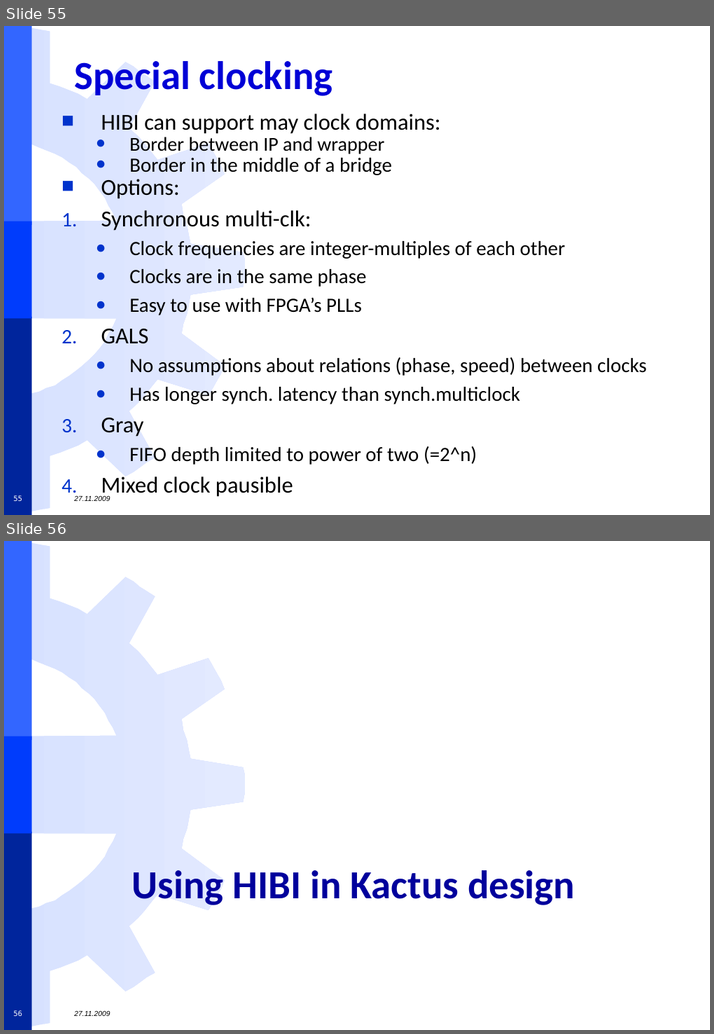
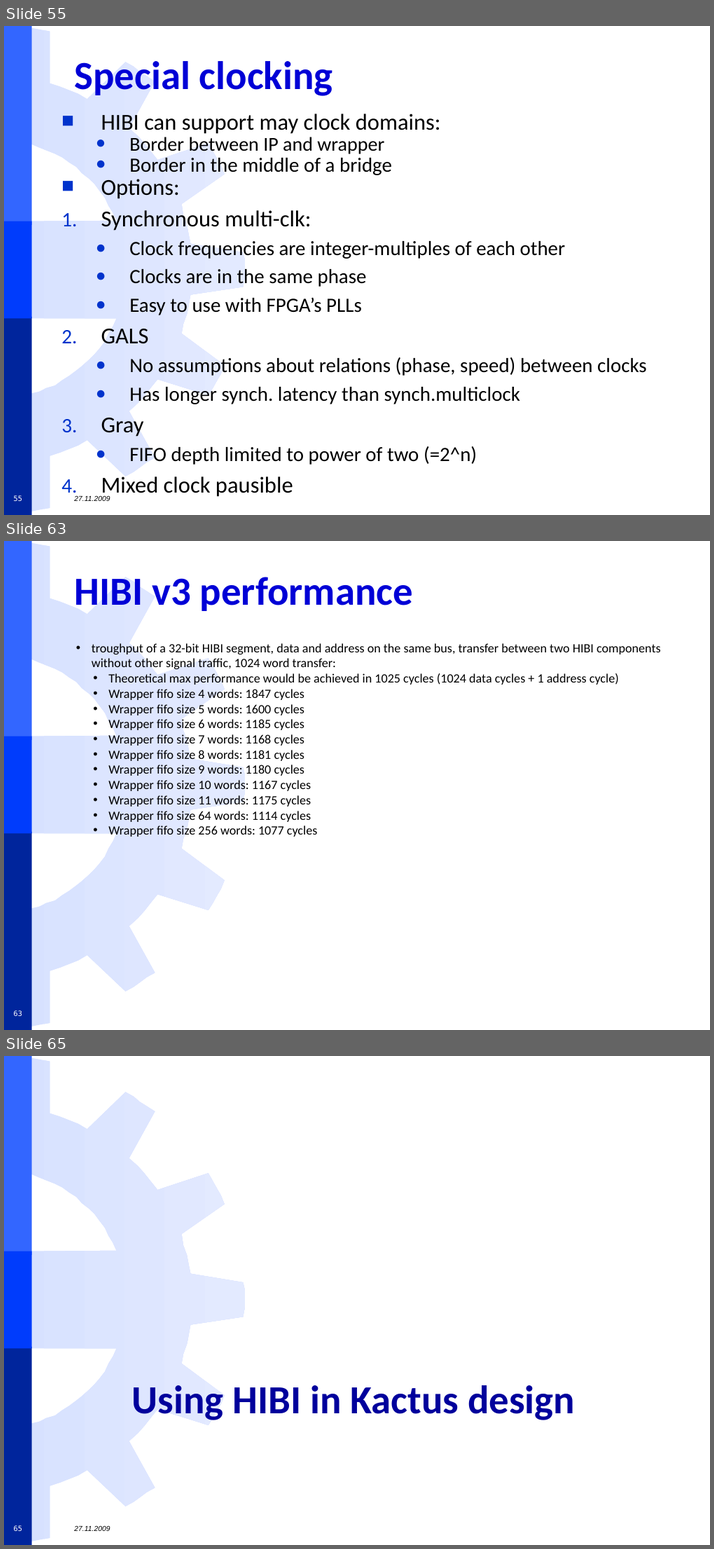
Before and after one commit to freecores/funbase_ip_library, a slide deck: TUT/ip.hwp.communication/hibi/doc/Datasheet/Fig/HIBI datasheet presentation v6_wikikuvat.pptx. Shown one above the other, each under a label of ours: slides 55 and 56 before the commit, slides 55, 63 and 65 after it; the slides between them are not shown. The pictures are 714x1034 and 714x1549 pixels, drawn with LibreOffice and Linux fonts; fonts in the diff are those of the drawing; background and template pictures are left out. Boxes give left, top, right and bottom in pixels: in the first picture for what was removed or moved away, otherwise in the second. Text is boxed around its words. In the diff, an @@ line names an element or a change of style, - is before the commit and + after.

Commit message:
Moved Juha's performance figures into this document

```diff
--- a/TUT/ip.hwp.communication/hibi/doc/Datasheet/Fig/HIBI datasheet presentation v6_wikikuvat.pptx
+++ b/TUT/ip.hwp.communication/hibi/doc/Datasheet/Fig/HIBI datasheet presentation v6_wikikuvat.pptx
@@ slide 63 added at (x1=4, y1=541, x2=710, y2=1030), background #FFFFFF; not listed: 4 template elements that a slide beside it also shows @@
@@ title added at (x1=74, y1=577, x2=413, y2=611), 44 pt, text #0000D6, bold @@
+HIBI v3 performance
@@ text added at (x1=92, y1=643, x2=661, y2=836), 14 pt, text #000000 @@
+• troughput of a 32-bit HIBI segment, data and address on the same bus, transfer between two HIBI components without other signal traffic, 1024 word transfer:
+  • Theoretical max performance would be achieved in 1025 cycles (1024 data cycles + 1 address cycle)
+  • Wrapper fifo size 4 words: 1847 cycles
+  • Wrapper fifo size 5 words: 1600 cycles
+  • Wrapper fifo size 6 words: 1185 cycles
+  • Wrapper fifo size 7 words: 1168 cycles
+  • Wrapper fifo size 8 words: 1181 cycles
+  • Wrapper fifo size 9 words: 1180 cycles
+  • Wrapper fifo size 10 words: 1167 cycles
+  • Wrapper fifo size 11 words: 1175 cycles
+  • Wrapper fifo size 64 words: 1114 cycles
+  • Wrapper fifo size 256 words: 1077 cycles
@@ page number added at (x1=14, y1=1010, x2=22, y2=1016), 8 pt, text #FFFFFF @@
+63
@@ what was slide 56 is now slide 65 @@
@@ page number at (x1=14, y1=1525, x2=22, y2=1531): text changed @@
-56
+65
```
Also in this commit, not shown: 8 other slides added.
